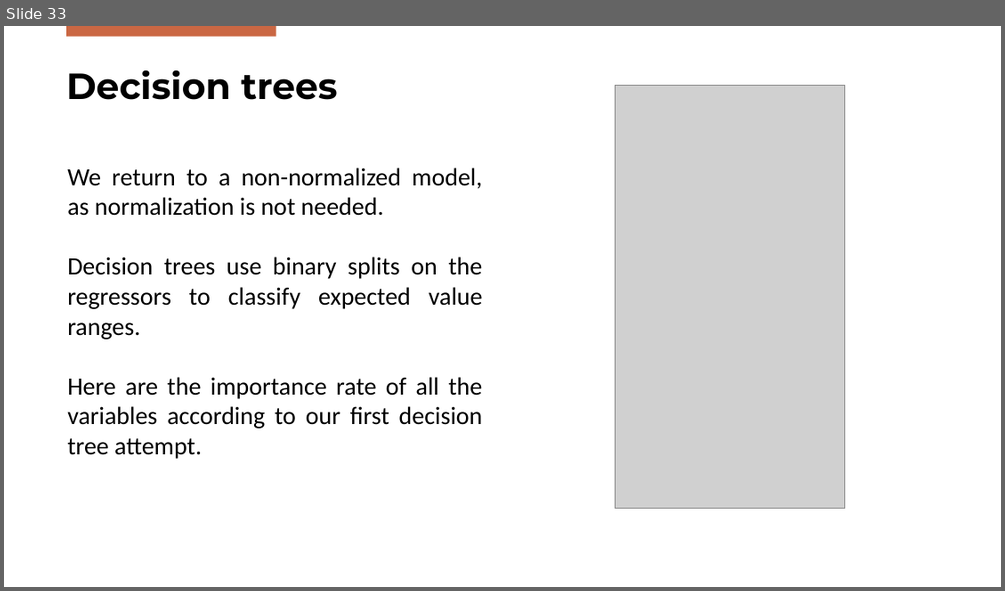
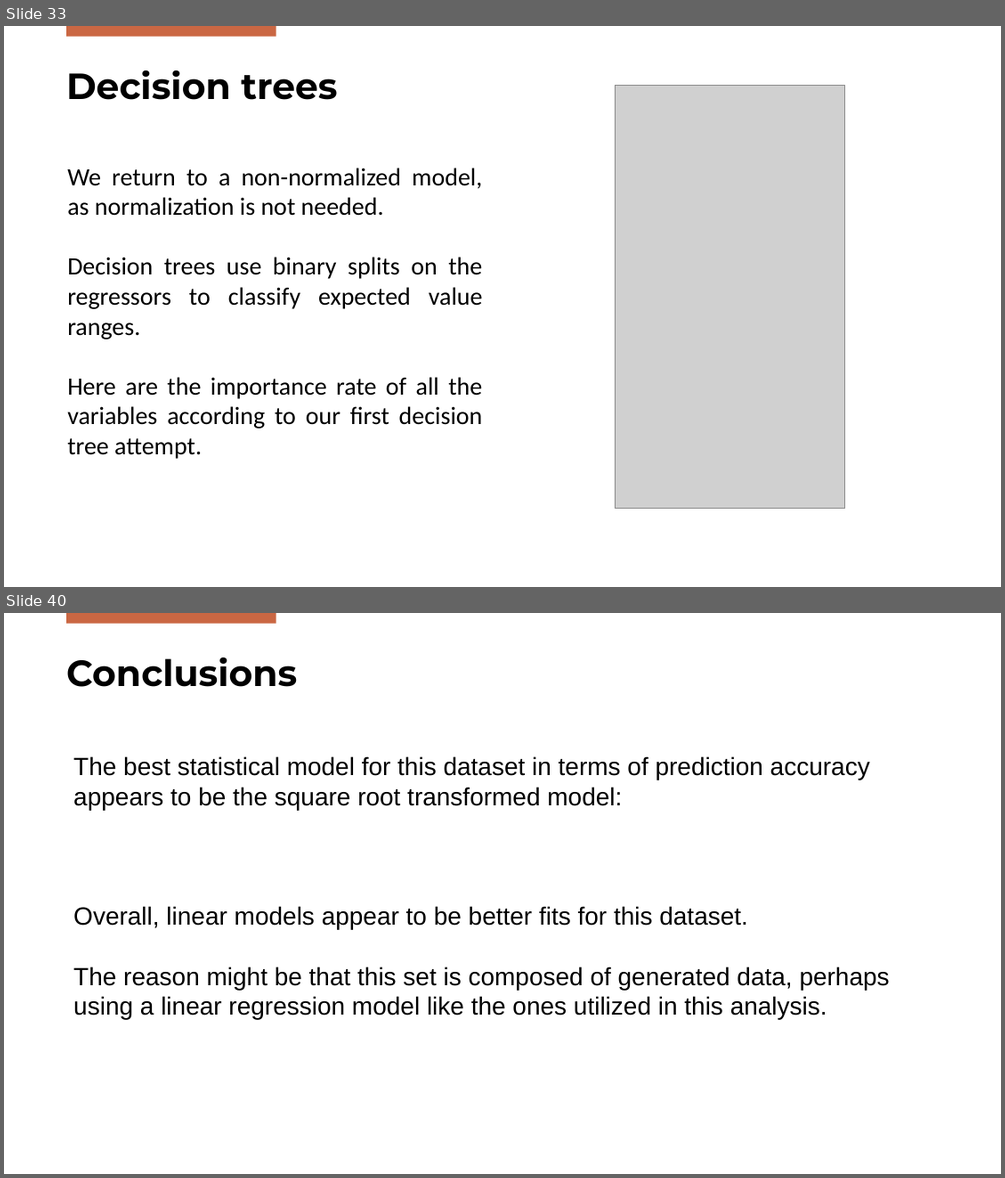
Before and after one commit to DanieleGotti/Food_Delivery_Time_Prediction, a slide deck: Presentazione_Gotti_Mazzoleni.pptx. Shown one above the other, each under a label of ours: slide 33 before the commit, slides 33 and 40 after it; the slides between them are not shown. The pictures are 1005x591 and 1005x1178 pixels, drawn with LibreOffice and Linux fonts; fonts in the diff are those of the drawing; grey boxes stand for pictures; background and template pictures are left out. Boxes give left, top, right and bottom in pixels: in the first picture for what was removed or moved away, otherwise in the second. Text is boxed around its words. In the diff, an @@ line names an element or a change of style, - is before the commit and + after.

Commit message:
regression trees aggiunti a presentazione

```diff
--- a/Presentazione_Gotti_Mazzoleni.pptx
+++ b/Presentazione_Gotti_Mazzoleni.pptx
@@ slide 40 added at [4,613,1001,1174], background #FFFFFF; not listed: 1 template element that a slide beside it also shows @@
@@ title added at [66,657,297,687], 35 pt, text #000000, bold @@
+Conclusions
@@ text added at [73,756,890,1019], 24 pt, text #000000 @@
+The best statistical model for this dataset in terms of prediction accuracy appears to be the square root transformed model:
+Overall, linear models appear to be better fits for this dataset.
+The reason might be that this set is composed of generated data, perhaps using a linear regression model like the ones utilized in this analysis.
```
Also in this commit, not shown: 5 slides changed, 5 other slides added, 1 other file.
